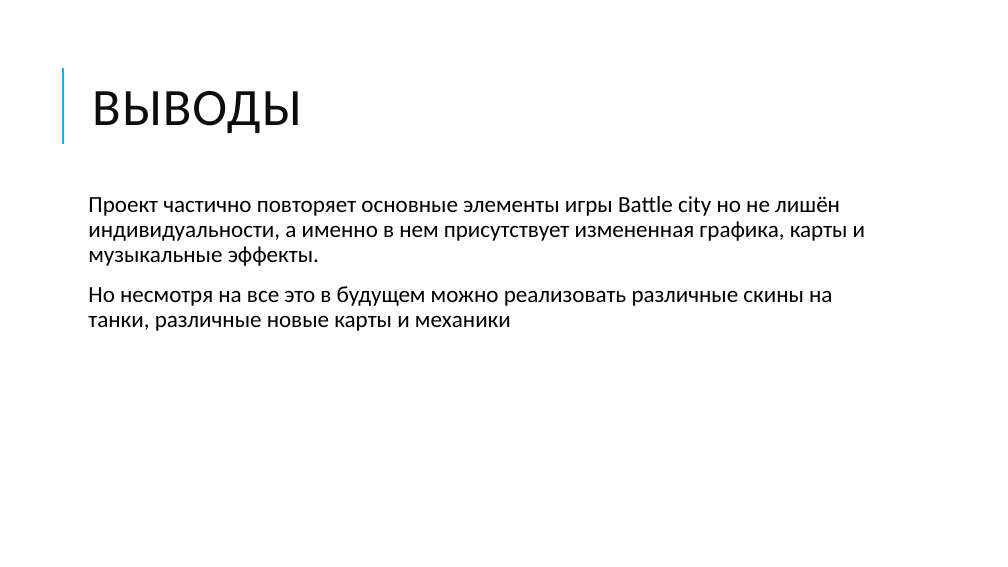
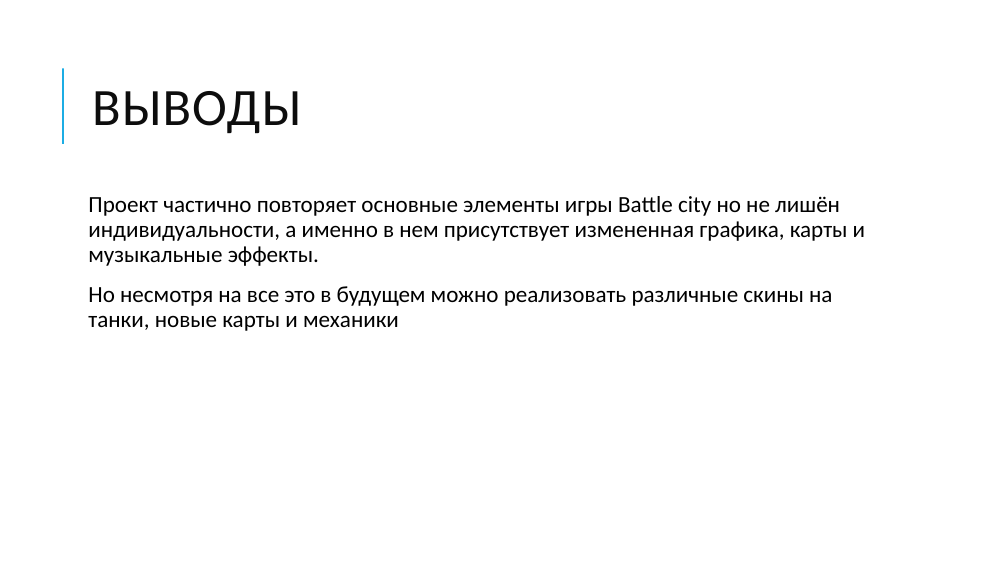
Before and after one commit to AmirHusnutdinov/Battle-City, a slide deck: slide 4 of ТАНЧИКИ НА pYGAME.pptx. Drawn at 1008x567 pixels with LibreOffice and Linux fonts; fonts in the diff are those of the drawing. Boxes give left, top, right and bottom in pixels: in the first picture for what was removed or moved away, otherwise in the second. Text is boxed around its words. In the diff, an @@ line names an element or a change of style, - is before the commit and + after.

```diff
--- a/ТАНЧИКИ НА pYGAME.pptx
+++ b/ТАНЧИКИ НА pYGAME.pptx
@@ text at bbox=[88, 286, 832, 331]: text changed @@
-Но несмотря на все это в будущем можно реализовать различные скины на танки, различные новые карты и механики
+Но несмотря на все это в будущем можно реализовать различные скины на танки, новые карты и механики
```
Also in this commit, not shown: 2 other slides changed.
